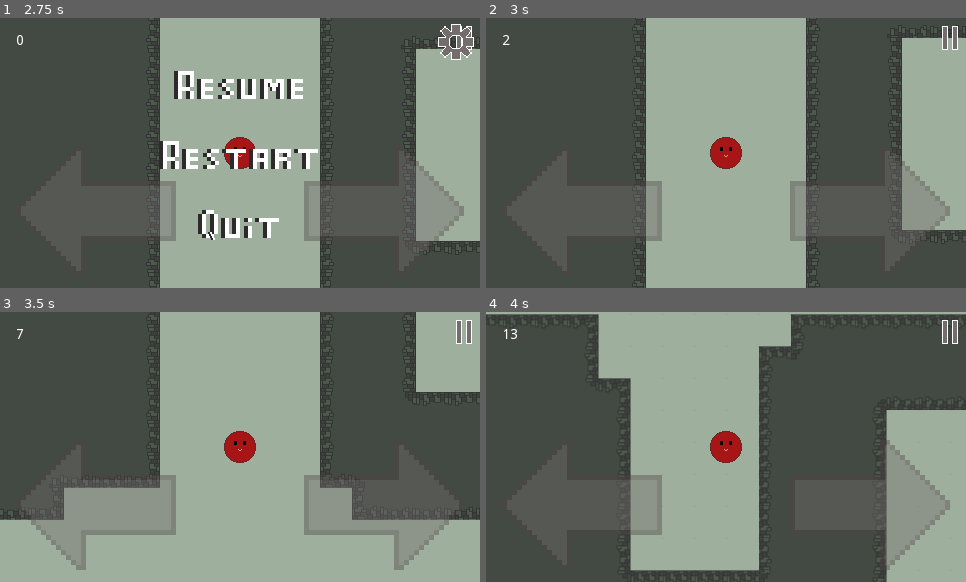
Above: before the commit, frames 1-4 (two rows, left to right).
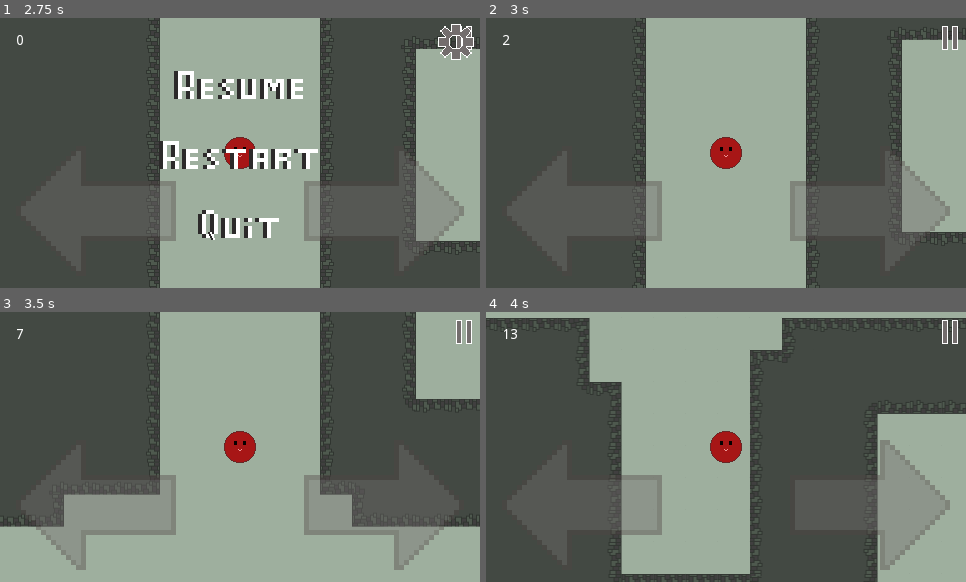
Above: after the commit, the same moments.

Repository: NetFreaks-Studio/a-maze-
Game: Godot game, scene res://scenes/levels/generic/generic/generic_level.tscn
Same seed, same stepped clock (60 frames per second), same inputs: the game is played once before the commit and once after it.
Inputs (mouse positions are in pixels of both pictures, inside the frame that each line leads up to):
- Up to frame 1 (2.75 s): click (240, 155) at 0.5 s; click (240, 155) at 1.25 s; click (240, 155) at 2 s
- Up to frame 2 (3 s): click (726, 85) at 2.75 s
- Up to frame 3 (3.5 s): no input
- Up to frame 4 (4 s): click (870, 503) at 3.5 s

Frame 1 is identical in both runs. In frame 2, 1.3% of the frame differs, in the area x 30-100%, y 0-100%; in frame 3, 3.3%; in frame 4, 7.2%, in the area x 0-100%, y 0-100%.

Commit message:
Rotation Bug

Diff:
--- a/scenes/ball/scripts/ball.gd
+++ b/scenes/ball/scripts/ball.gd
@@ -25,7 +25,6 @@
 
 #processes bounces, sliding and free falling
 func _physics_process(delta):
-	_update_gravity()
 	if test_move(global_transform, delta*motion) and motion.length() > 10:
 		var col = move_and_collide(motion*delta)
 		var aux_motion = motion.bounce(col.normal)
@@ -36,6 +35,7 @@
 		if is_on_wall() or is_on_floor() or motion.length() <= 10:
 			motion -= motion*friction;
 			_update_sprite_rotation()
+	_update_gravity()
 	_rotate_sprite()
 
 #rotates the ball and all its physics atributes.
